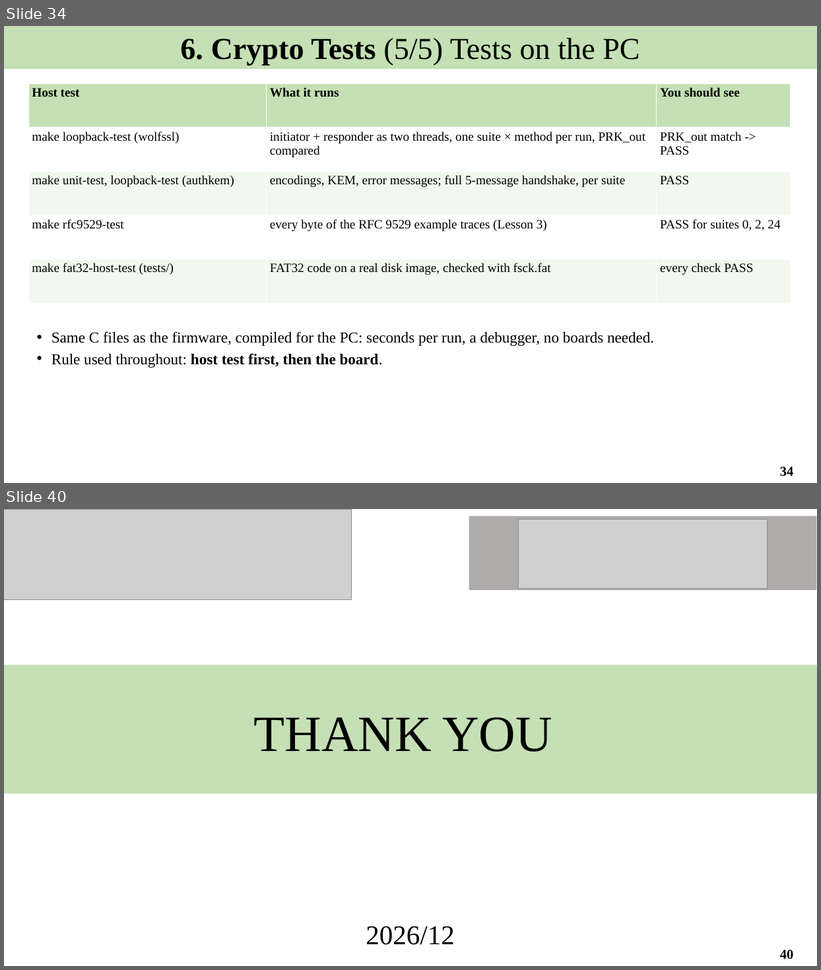
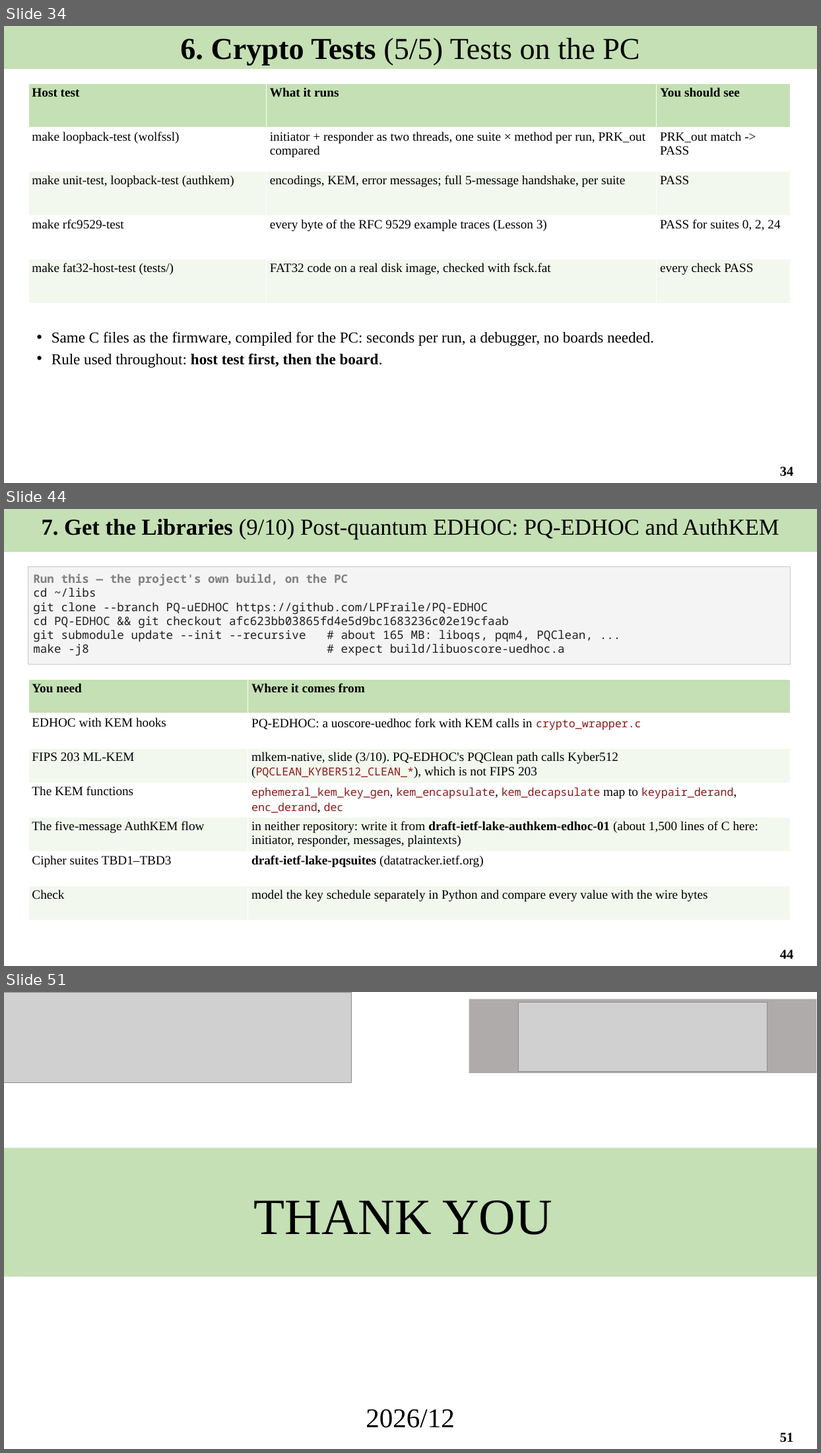
Before and after one commit to Khaiduy/chipyard-edhoc, a slide deck: fpga/sw/export/docs/slides/02_Software_environment_and_tests.pptx. Shown one above the other, each under a label of ours: slides 34 and 40 before the commit, slides 34, 44 and 51 after it; the slides between them are not shown. The pictures are 821x970 and 821x1453 pixels, drawn with LibreOffice and Linux fonts; fonts in the diff are those of the drawing; grey boxes stand for pictures. Boxes give left, top, right and bottom in pixels: in the first picture for what was removed or moved away, otherwise in the second. Text is boxed around its words. In the diff, an @@ line names an element or a change of style, - is before the commit and + after.

```diff
--- a/fpga/sw/export/docs/slides/02_Software_environment_and_tests.pptx
+++ b/fpga/sw/export/docs/slides/02_Software_environment_and_tests.pptx
@@ slide 44 added at [4,509,817,966], background #FFFFFF @@
@@ rectangle added at [4,509,817,553], fill #C5E0B4, 27 pt, text #000000 @@
+7. Get the Libraries (9/10) Post-quantum EDHOC: PQ-EDHOC and AuthKEM
@@ rectangle added at [28,567,791,665], fill #F4F4F4, outline #C8C8C8 0.75 pt, 13.8 pt, text #1F1F1F @@
+Run this — the project's own build, on the PC
+cd ~/libs
+git clone --branch PQ-uEDHOC https://github.com/LPFraile/PQ-EDHOC
+cd PQ-EDHOC && git checkout afc623bb03865fd4e5d9bc1683236c02e19cfaab
+git submodule update --init --recursive # about 165 MB: liboqs, pqm4, PQClean, ...
+make -j8 # expect build/libuoscore-uedhoc.a
@@ table added at [28,680,791,921], 7 rows, 2 columns @@
+You need | Where it comes from
+EDHOC with KEM hooks | PQ-EDHOC: a uoscore-uedhoc fork with KEM calls in crypto_wrapper.c
+FIPS 203 ML-KEM | mlkem-native, slide (3/10). PQ-EDHOC's PQClean path calls Kyber512 (PQCLEAN_KYBER512_CLEAN_*), which is not FIPS 203
+The KEM functions | ephemeral_kem_key_gen, kem_encapsulate, kem_decapsulate map to keypair_derand, enc_derand, dec
+The five-message AuthKEM flow | in neither repository: write it from draft-ietf-lake-authkem-edhoc-01 (about 1,500 lines of C here: initiator, responder, messages, plaintexts)
+Cipher suites TBD1–TBD3 | draft-ietf-lake-pqsuites (datatracker.ietf.org)
+Check | model the key schedule separately in Python and compare every value with the wire bytes
@@ page number added at [780,950,793,959], 16 pt, text #000000, bold @@
+44
@@ what was slide 40 is now slide 51 @@
@@ page number at [780,1433,793,1443]: text changed @@
-40
+51
```
Also in this commit, not shown: 13 slides changed, 10 other slides added, 5 other files.
